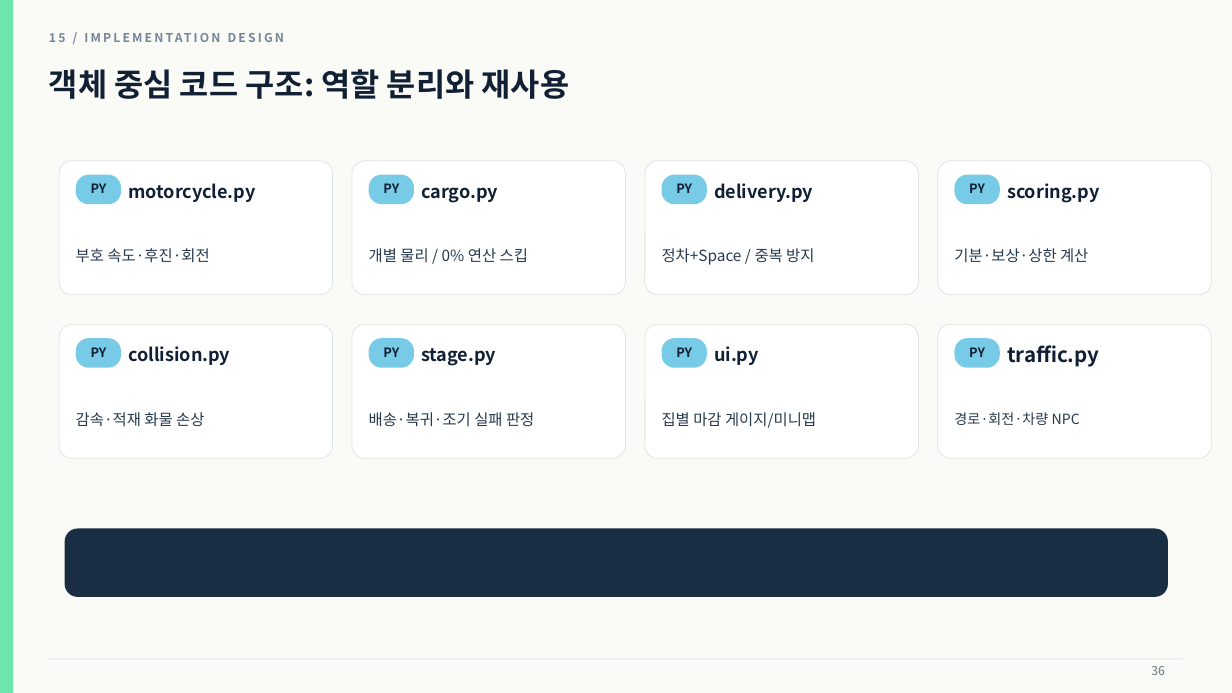
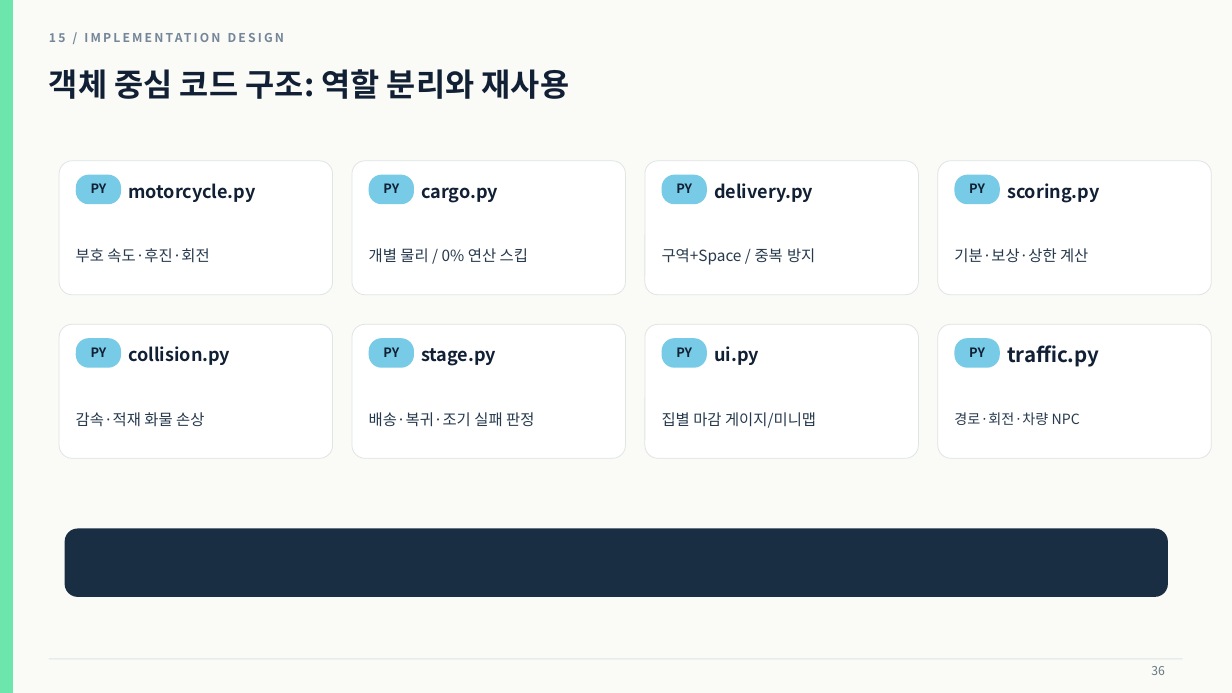
Before and after one commit to seo-spec/2Dgame-Delivery, a slide deck: slide 36 of data/docs/골목길_퀵배송_상세기획서.pptx. Drawn at 1232x693 pixels with LibreOffice and Linux fonts; fonts in the diff are those of the drawing. Boxes give left, top, right and bottom in pixels: in the first picture for what was removed or moved away, otherwise in the second. Text is boxed around its words. In the diff, an @@ line names an element or a change of style, - is before the commit and + after.

```diff
--- a/data/docs/골목길_퀵배송_상세기획서.pptx
+++ b/data/docs/골목길_퀵배송_상세기획서.pptx
@@ text at (662,248,815,265): text changed @@
-정차+Space / 중복 방지
+구역+Space / 중복 방지
```
Also in this commit, not shown: 11 other slides changed, 6 slides added, 1 other file.
